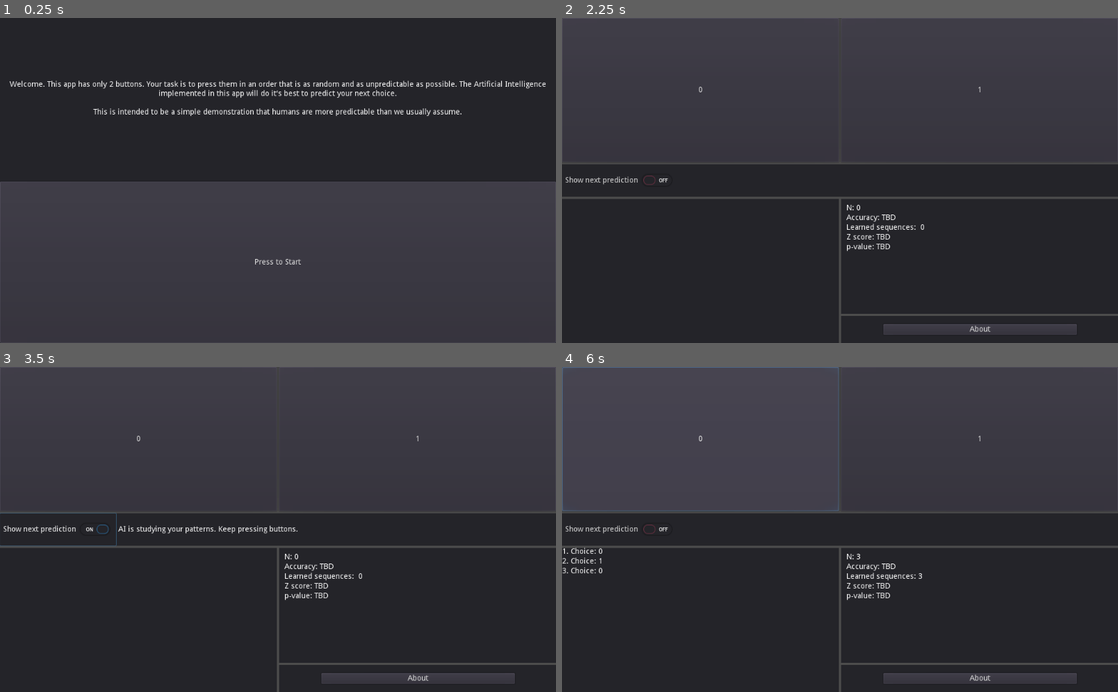
Above: before the commit, frames 1-4 (two rows, left to right).
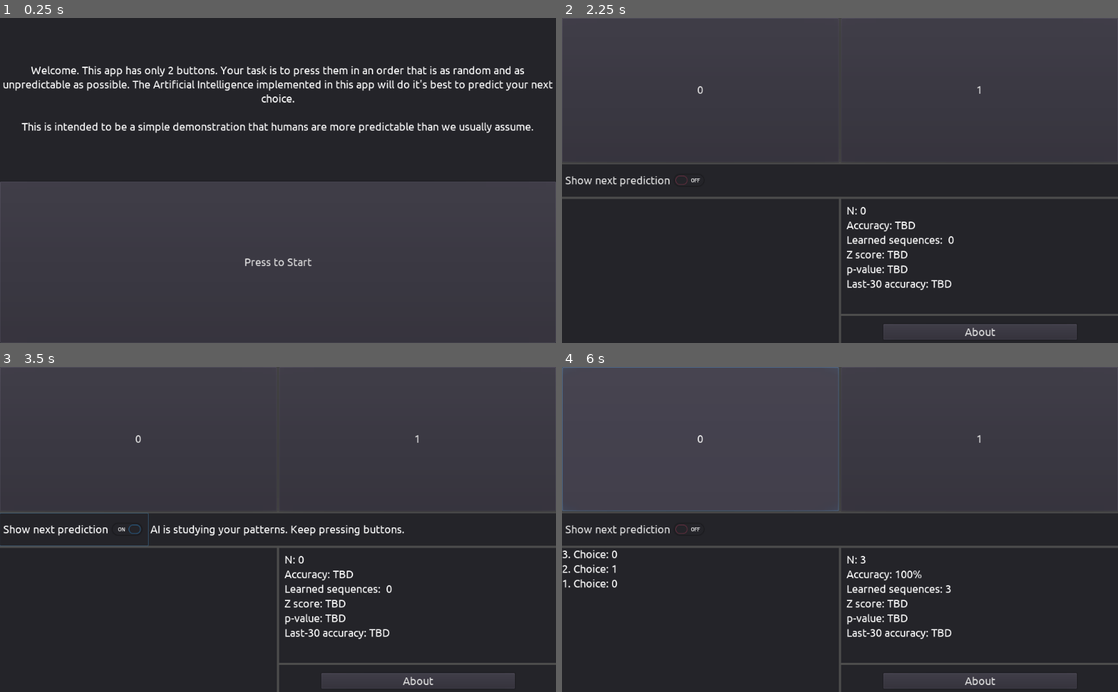
Above: after the commit, the same moments.

Repository: Winsalot/HumanRandomnessTest
Game: Godot game, scene res://Main.tscn
The game is run twice, just before and just after one commit, with the same random seed, the same clock (stepped at 60 frames per second) and the same inputs.
Inputs:
- Up to frame 1 (0.25 s): no input
- Up to frame 2 (2.25 s): click "0" at 0.5 s; click "1" at 1.25 s; click "Press to Start" at 2 s
- Up to frame 3 (3.5 s): click "Show next prediction" at 2.75 s
- Up to frame 4 (6 s): click "Show next prediction" at 3.5 s; click "0" at 4.25 s; click "1" at 5 s; click "0" at 5.75 s

The runs differ from the first frame. In frame 1, 4.9% of the frame differs, in the area x 0-100%, y 14-77%; in frame 2, 1.7%; in frame 3, 2.5%; in frame 4, 2.2%.

Commit message:
made everything much better

Diff:
--- a/Main.gd
+++ b/Main.gd
@@ -16,6 +16,8 @@
 var n_history_lab = 5
 # format: vector of [line_reference (label node)]
 var history_lab = []
+var rolling_acc = []
+var rolling_acc_len = 30
 
 var ngram_freq = {}
 
@@ -28,11 +30,15 @@
 	next_press = rng.randi_range(0,1)
 	pass # Replace with function body.
 
-func _process(delta):
-	n_history_lab = $MarginContainer/Everything/OtherInfo/History.get_size().y/18
+func _process(_delta):
+	print(rolling_acc.size())
+	n_history_lab = $MarginContainer/Everything/OtherInfo/History.get_size().y/10
 	while history_lab.size() > n_history_lab:
-		history_lab[0].queue_free()
 		history_lab.pop_front()
+	while rolling_acc.size() > rolling_acc_len:
+		rolling_acc.pop_front()
+	var screen_size = self.get_viewport().size
+	self.theme.get_default_font().size = min(screen_size[0], screen_size[1])/30
 
 
 func get_curr_ngram(n):
@@ -43,6 +49,7 @@
 # function called after every key choice.
 func register_choice(value):
 	update_acc(value) # updates accuracy vector
+	update_rolling_acc(value)
 	update_history(value) # updates history vector
 	update_hist_labs(value) # updates history panel (front end)
 	update_frequencies() # upates learned sequences and their frequencies
@@ -84,11 +91,17 @@
 
 
 func update_acc(press):
-	if button_history.size()< nacc_from:
-		return
+#	if button_history.size()< nacc_from:
+#		return
 	accuracy[1]+=1
 	if next_press == press:
 		accuracy[0]+=1
+
+func update_rolling_acc(press):
+	if next_press == press:
+		rolling_acc.push_back(1)
+	else:
+		rolling_acc.push_back(0)
 
 func update_z():
 	if accuracy[1]<10:
@@ -130,7 +143,8 @@
 	$MarginContainer/Everything/OtherInfo/StatsAbout/Stats/VBoxContainer/NCount.text = \
 	"N: " + String(button_history.size())
 
-	if button_history.size() > nacc_from+1:
+#	if button_history.size() > nacc_from+1:
+	if accuracy[1] > 0:
 		$MarginContainer/Everything/OtherInfo/StatsAbout/Stats/VBoxContainer/Accuracy.text = \
 		"Accuracy: " + String(accuracy[0]/accuracy[1]*100) + "%"
 
@@ -144,6 +158,17 @@
 		$MarginContainer/Everything/OtherInfo/StatsAbout/Stats/VBoxContainer/PVal.text = \
 		"p-value: " + p_value
 
+	if rolling_acc.size() >= rolling_acc_len:
+		$MarginContainer/Everything/OtherInfo/StatsAbout/Stats/VBoxContainer/RollingAcc.text = \
+		"Last-30 accuracy: " + String(average(rolling_acc)) + " %"
+
+func average(array):
+	var sum = 0.0
+	for element in array:
+		sum += element
+	var avg = sum / array.size() * 100
+	return stepify(avg, 0.01)
+
 func update_hist_labs(value):
 	var text = ""
 	var label_base = Label.new()
@@ -155,8 +180,8 @@
 		text = String(button_history.size()) + ". Choice: " + String(value)
 
 	$MarginContainer/Everything/OtherInfo/History/HistoryBox.add_child(label_base)
+	$MarginContainer/Everything/OtherInfo/History/HistoryBox.move_child(label_base, 0)
 	label_base.text = text
-
 	history_lab.push_back(label_base)
 
 
--- a/Main.tscn
+++ b/Main.tscn
@@ -1,20 +1,24 @@
-[gd_scene load_steps=10 format=2]
+[gd_scene load_steps=12 format=2]
 
 [ext_resource path="res://Main.gd" type="Script" id=1]
-
-[sub_resource type="InputEventAction" id=1]
+[ext_resource path="res://new_dynamicfont.tres" type="DynamicFont" id=2]
+
+[sub_resource type="Theme" id=1]
+default_font = ExtResource( 2 )
+
+[sub_resource type="InputEventAction" id=2]
 action = "select_0"
 
-[sub_resource type="ShortCut" id=2]
-shortcut = SubResource( 1 )
-
-[sub_resource type="InputEventAction" id=3]
+[sub_resource type="ShortCut" id=3]
+shortcut = SubResource( 2 )
+
+[sub_resource type="InputEventAction" id=4]
 action = "select_1"
 
-[sub_resource type="ShortCut" id=4]
-shortcut = SubResource( 3 )
-
-[sub_resource type="GDScript" id=5]
+[sub_resource type="ShortCut" id=5]
+shortcut = SubResource( 4 )
+
+[sub_resource type="GDScript" id=6]
 script/source = "extends Panel
 
 
@@ -71,11 +75,11 @@
 [node name="Main" type="Control"]
 anchor_right = 1.0
 anchor_bottom = 1.0
+theme = SubResource( 1 )
 script = ExtResource( 1 )
 __meta__ = {
 "_edit_use_anchors_": false
 }
-Ngram_max = 10
 
 [node name="MarginContainer" type="MarginContainer" parent="."]
 anchor_right = 1.0
@@ -99,7 +103,8 @@
 margin_bottom = 266.0
 size_flags_horizontal = 3
 size_flags_vertical = 3
-shortcut = SubResource( 2 )
+custom_fonts/font = ExtResource( 2 )
+shortcut = SubResource( 3 )
 text = "0"
 
 [node name="Button_B" type="Button" parent="MarginContainer/Everything/ButtonBox"]
@@ -108,7 +113,8 @@
 margin_bottom = 266.0
 size_flags_horizontal = 3
 size_flags_vertical = 3
-shortcut = SubResource( 4 )
+custom_fonts/font = ExtResource( 2 )
+shortcut = SubResource( 5 )
 text = "1"
 __meta__ = {
 "_edit_use_anchors_": false
@@ -128,8 +134,9 @@
 }
 
 [node name="ShowPredButton" type="CheckButton" parent="MarginContainer/Everything/Predictions/HBoxPred"]
-margin_right = 214.0
+margin_right = 273.0
 margin_bottom = 60.0
+custom_fonts/font = ExtResource( 2 )
 text = "Show next prediction"
 __meta__ = {
 "_edit_use_anchors_": false
@@ -142,6 +149,7 @@
 margin_right = 1024.0
 margin_bottom = 37.0
 size_flags_horizontal = 3
+custom_fonts/font = ExtResource( 2 )
 text = "AI is studying your patterns. Keep pressing buttons."
 autowrap = true
 
@@ -188,38 +196,51 @@
 }
 
 [node name="NCount" type="Label" parent="MarginContainer/Everything/OtherInfo/StatsAbout/Stats/VBoxContainer"]
-margin_right = 144.0
-margin_bottom = 14.0
-size_flags_horizontal = 3
+margin_right = 198.0
+margin_bottom = 23.0
+size_flags_horizontal = 3
+custom_fonts/font = ExtResource( 2 )
 text = "N: 0"
 
 [node name="Accuracy" type="Label" parent="MarginContainer/Everything/OtherInfo/StatsAbout/Stats/VBoxContainer"]
-margin_top = 18.0
-margin_right = 144.0
-margin_bottom = 32.0
-size_flags_horizontal = 3
+margin_top = 27.0
+margin_right = 198.0
+margin_bottom = 50.0
+size_flags_horizontal = 3
+custom_fonts/font = ExtResource( 2 )
 text = "Accuracy: TBD"
 
 [node name="LearnedInfo" type="Label" parent="MarginContainer/Everything/OtherInfo/StatsAbout/Stats/VBoxContainer"]
-margin_top = 36.0
-margin_right = 144.0
-margin_bottom = 50.0
-size_flags_horizontal = 3
+margin_top = 54.0
+margin_right = 198.0
+margin_bottom = 77.0
+size_flags_horizontal = 3
+custom_fonts/font = ExtResource( 2 )
 text = "Learned sequences:  0"
 
 [node name="ZScore" type="Label" parent="MarginContainer/Everything/OtherInfo/StatsAbout/Stats/VBoxContainer"]
-margin_top = 54.0
-margin_right = 144.0
-margin_bottom = 68.0
-size_flags_horizontal = 3
+margin_top = 81.0
+margin_right = 198.0
+margin_bottom = 104.0
+size_flags_horizontal = 3
+custom_fonts/font = ExtResource( 2 )
 text = "Z score: TBD"
 
 [node name="PVal" type="Label" parent="MarginContainer/Everything/OtherInfo/StatsAbout/Stats/VBoxContainer"]
-margin_top = 72.0
-margin_right = 144.0
-margin_bottom = 86.0
-size_flags_horizontal = 3
+margin_top = 108.0
+margin_right = 198.0
+margin_bottom = 131.0
+size_flags_horizontal = 3
+custom_fonts/font = ExtResource( 2 )
 text = "p-value: TBD"
+
+[node name="RollingAcc" type="Label" parent="MarginContainer/Everything/OtherInfo/StatsAbout/Stats/VBoxContainer"]
+margin_top = 135.0
+margin_right = 198.0
+margin_bottom = 158.0
+size_flags_horizontal = 3
+custom_fonts/font = ExtResource( 2 )
+text = "Last-30 accuracy: TBD"
 
 [node name="AboutPanel" type="Panel" parent="MarginContainer/Everything/OtherInfo/StatsAbout"]
 margin_top = 216.0
@@ -235,6 +256,7 @@
 margin_left = -50.0
 margin_top = -10.0
 margin_bottom = 10.0
+custom_fonts/font = ExtResource( 2 )
 text = "About"
 __meta__ = {
 "_edit_use_anchors_": false
@@ -256,6 +278,7 @@
 margin_right = 1024.0
 margin_bottom = 298.0
 size_flags_vertical = 3
+custom_fonts/font = ExtResource( 2 )
 text = "Welcome. This app has only 2 buttons. Your task is to press them in an order that is as random and as unpredictable as possible. The Artificial Intelligence implemented in this app will do it's best to predict your next choice.
 
 This is intended to be a simple demonstration that humans are more predictable than we usually assume."
@@ -281,32 +304,38 @@
 visible = false
 margin_right = 1024.0
 margin_bottom = 600.0
-script = SubResource( 8 )
+script = SubResource( 9 )
 
 [node name="VBoxContainer" type="VBoxContainer" parent="MarginContainer/About"]
-anchor_left = 0.5
-anchor_right = 0.5
-anchor_bottom = 1.0
-margin_left = -128.5
-margin_right = 128.5
+anchor_right = 1.0
+anchor_bottom = 1.0
 __meta__ = {
 "_edit_use_anchors_": false
 }
 
 [node name="AboutText" type="Label" parent="MarginContainer/About/VBoxContainer"]
-margin_top = 247.0
-margin_right = 257.0
-margin_bottom = 329.0
+margin_top = 64.0
+margin_right = 1024.0
+margin_bottom = 503.0
 size_flags_vertical = 6
-text = "Made by Vilius Peteraitis aka. Kovotojas.
-
-Looking for a job
-
-Please hire me"
+custom_fonts/font = ExtResource( 2 )
+text = "This app is based based on \"Aaronson Oracle\", but with expanded capabilities: https://github.com/elsehow/aaronson-oracle
+
+How does it work?
+
+The program remembers all the sequences (up to 5 button presses) chosen by human and compares it to the last 4 choices made to make a next prediction. This implementation is enhanced in a way that if there is not enough data to find a corresponding 5-gram (5 choice sequence), then predictions are made using longest available sequence (4-gram if available, if not then try 3-gram, 2-gram, etc.).
+
+On top of that, this program supports use of any size of n-gram (could be as big as 100), but I believe that using too much data could easily result in \"overfitting\" which would harm the prediction accuracy.
+
+Made by Vilius Peteraitis, who is currently looking for a job.
+Email: peteraitis.vilius@gmail.com
+
+"
+autowrap = true
 
 [node name="Close About" type="Button" parent="MarginContainer/About/VBoxContainer"]
-margin_top = 580.0
-margin_right = 257.0
+margin_top = 571.0
+margin_right = 1024.0
 margin_bottom = 600.0
 text = "Close"
 [connection signal="pressed" from="MarginContainer/Everything/ButtonBox/Button_A" to="." method="_on_Button_A_pressed"]
--- /dev/null
+++ b/new_dynamicfont.tres
@@ -0,0 +1,7 @@
+[gd_resource type="DynamicFont" load_steps=2 format=2]
+
+[ext_resource path="res://fonts/Ubuntu-Regular.ttf" type="DynamicFontData" id=1]
+
+[resource]
+size = 20
+font_data = ExtResource( 1 )
--- a/project.godot
+++ b/project.godot
@@ -18,6 +18,10 @@
 config/name="HumanRandomnessTest"
 run/main_scene="res://Main.tscn"
 config/icon="res://icon.png"
+
+[display]
+
+window/handheld/orientation="portrait"
 
 [input]
 
Not shown: 3 places in Main.tscn that only renumber resources
Not shown, changed: export_presets.cfg
Not shown, added: fonts/UFL.txt
Binary file added: fonts/Ubuntu-Bold.ttf
Binary file added: fonts/Ubuntu-BoldItalic.ttf
Binary file added: fonts/Ubuntu-Italic.ttf
Binary file added: fonts/Ubuntu-Light.ttf
Binary file added: fonts/Ubuntu-LightItalic.ttf
Binary file added: fonts/Ubuntu-Medium.ttf
Binary file added: fonts/Ubuntu-MediumItalic.ttf
Binary file added: fonts/Ubuntu-Regular.ttf
